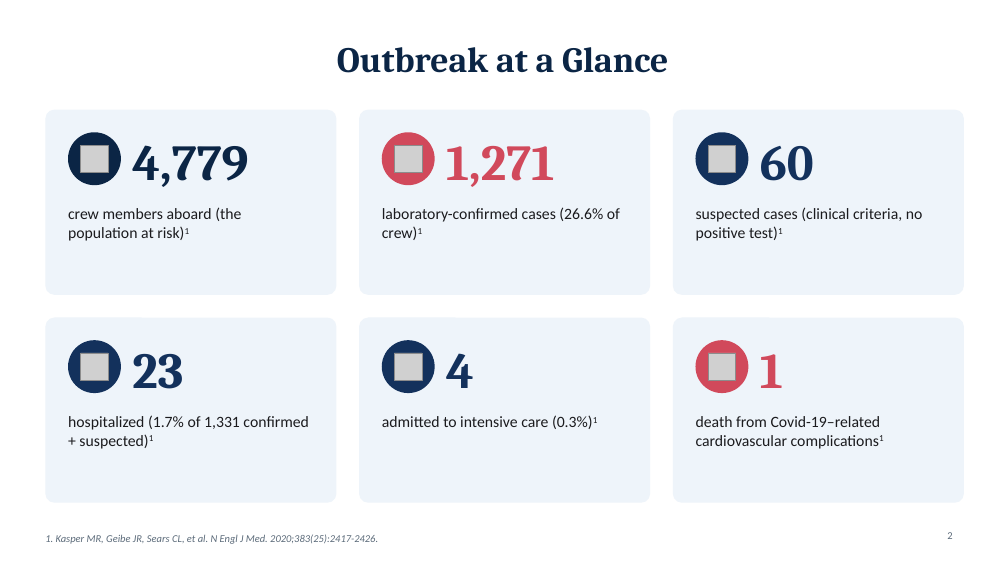
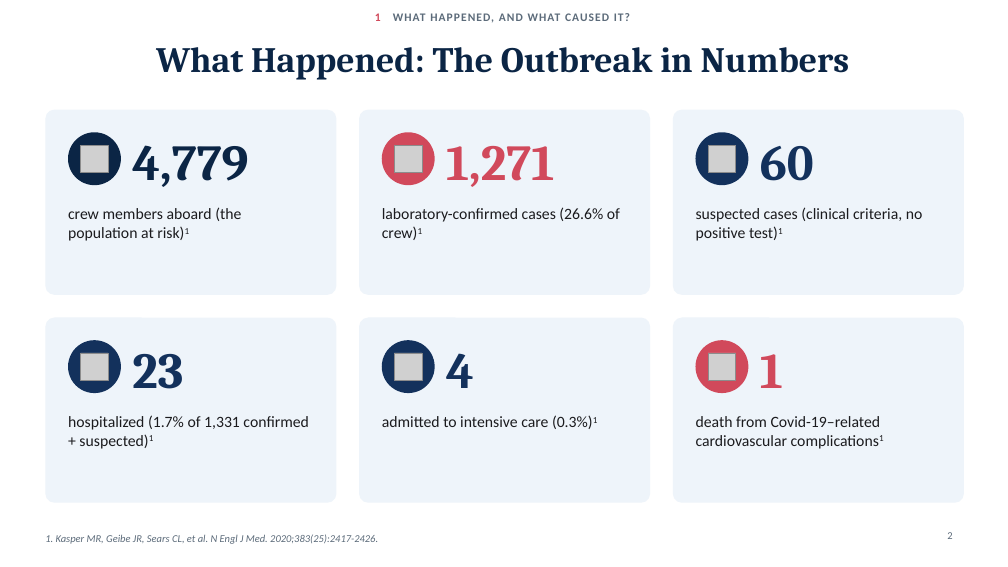
Before and after one commit to adebowa96/Research, a slide deck: slide 2 of Outbreak_of_the_Day/Covid19_Aircraft_Carrier_Outbreak.pptx. Drawn at 1008x567 pixels with LibreOffice and Linux fonts; fonts in the diff are those of the drawing; grey boxes stand for pictures. Boxes give left, top, right and bottom in pixels: in the first picture for what was removed or moved away, otherwise in the second. Text is boxed around its words. In the diff, an @@ line names an element or a change of style, - is before the commit and + after.

```diff
--- a/Outbreak_of_the_Day/Covid19_Aircraft_Carrier_Outbreak.pptx
+++ b/Outbreak_of_the_Day/Covid19_Aircraft_Carrier_Outbreak.pptx
@@ text added at (375,13,630,22), 11 pt, text #5C6B7A, bold @@
+1 WHAT HAPPENED, AND WHAT CAUSED IT?
@@ title at (156,47,850,80): text changed @@
-Outbreak at a Glance
+What Happened: The Outbreak in Numbers
```
Also in this commit, not shown: 18 other slides changed.
